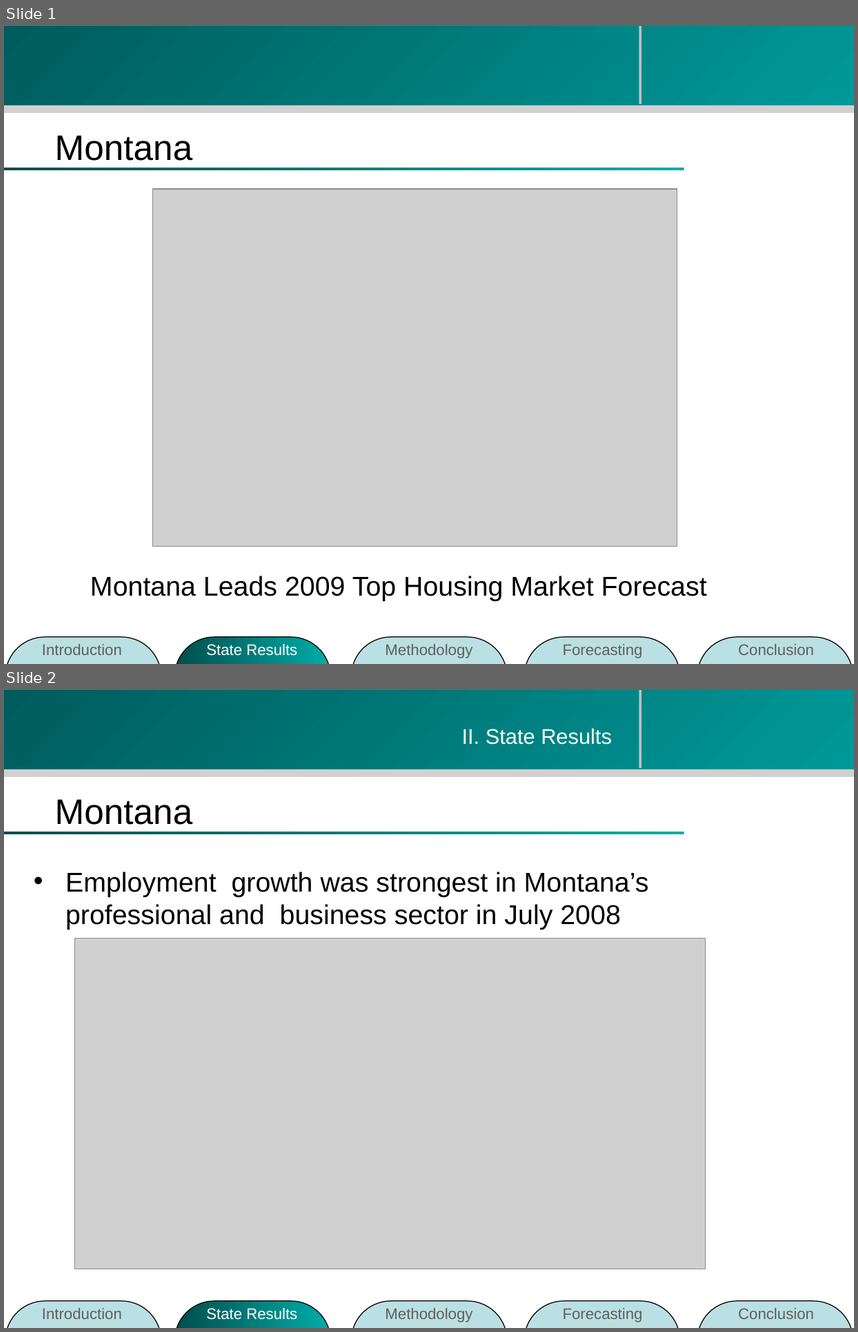
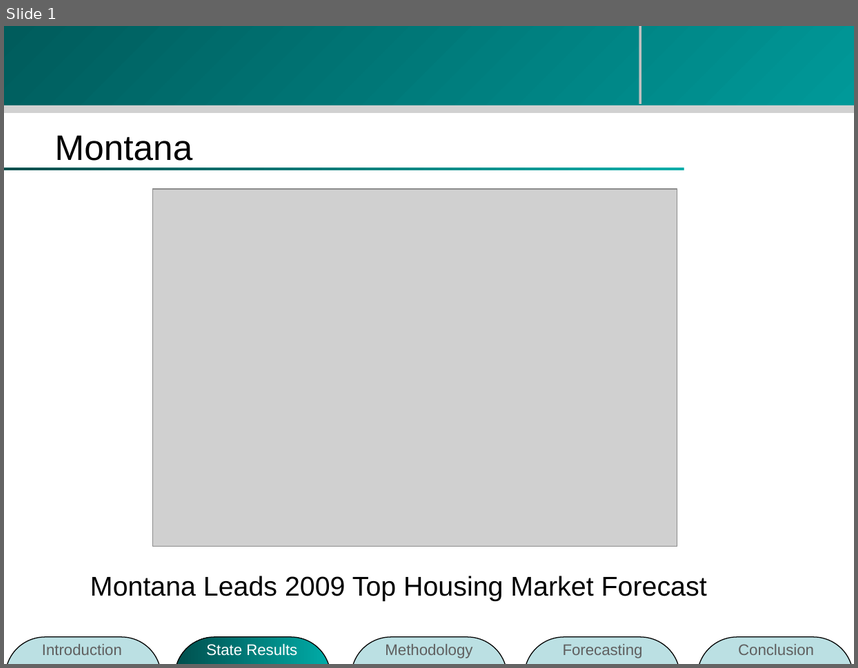
Before and after one commit to zhouzhenghui/svnrepository, a slide deck: SVNRepository/Presentation/mt.ppt. Shown one above the other, each under a label of ours: slides 1 and 2 before the commit, slide 1 after it. The pictures are 858x1332 and 858x668 pixels, drawn with LibreOffice and Linux fonts; fonts in the diff are those of the drawing; grey boxes stand for pictures; background and template pictures are left out. Boxes give left, top, right and bottom in pixels: in the first picture for what was removed or moved away, otherwise in the second. Text is boxed around its words. In the diff, an @@ line names an element or a change of style, - is before the commit and + after.

```diff
--- a/SVNRepository/Presentation/mt.ppt
+++ b/SVNRepository/Presentation/mt.ppt
@@ slide 2 removed at bbox=[4, 690, 854, 1328], background #FFFFFF; not listed: 4 template elements that a slide beside it also shows @@
@@ text removed at bbox=[462, 728, 612, 745] @@
-II. State Results
@@ title removed at bbox=[55, 799, 193, 825] @@
-Montana
@@ text removed at bbox=[65, 871, 649, 929] @@
-• Employment growth was strongest in Montana’s professional and business sector in July 2008
@@ picture removed at bbox=[74, 938, 705, 1269] @@
@@ group removed at bbox=[5, 1301, 853, 1328]: 5 rounded rectangles, 5 texts @@
-Introduction
-State Results
-Methodology
-Forecasting
-Conclusion
```
Also in this commit, not shown: 2 slides changed.
